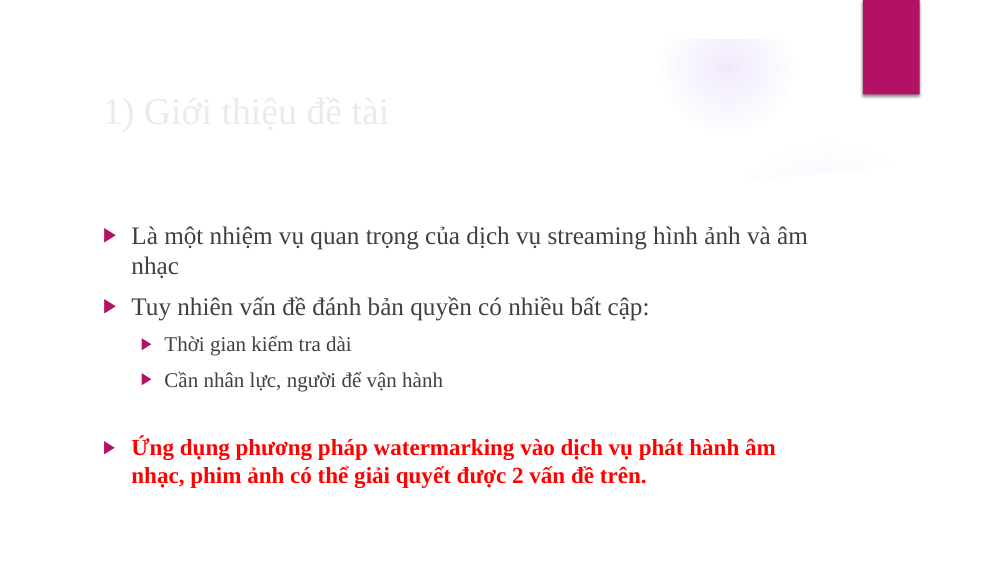
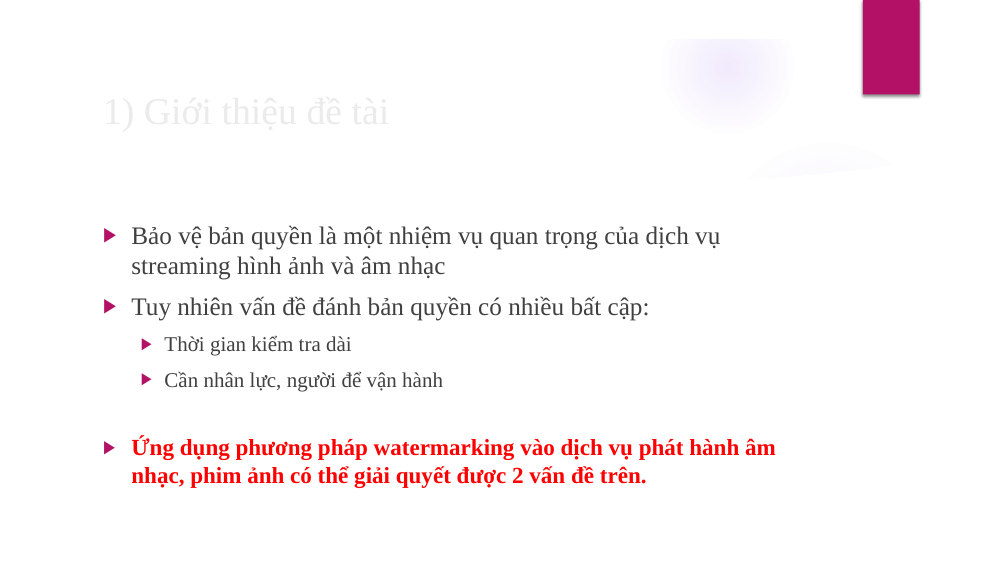
Before and after one commit to TruongThanhNam97/angular-audio, a slide deck: slide 5 of document/BC-LVTN.pptx. Drawn at 1008x567 pixels with LibreOffice and Linux fonts; fonts in the diff are those of the drawing; background and template pictures are left out. Boxes give left, top, right and bottom in pixels: in the first picture for what was removed or moved away, otherwise in the second. Text is boxed around its words. In the diff, an @@ line names an element or a change of style, - is before the commit and + after.

```diff
--- a/document/BC-LVTN.pptx
+++ b/document/BC-LVTN.pptx
@@ text at (x1=131, y1=225, x2=720, y2=280): text changed @@
-▶ Là một nhiệm vụ quan trọng của dịch vụ streaming hình ảnh và âm nhạc
+▶ Bảo vệ bản quyền là một nhiệm vụ quan trọng của dịch vụ streaming hình ảnh và âm nhạc
```
Also in this commit, not shown: 2 other slides changed, 3 slides added, 1 other file.
